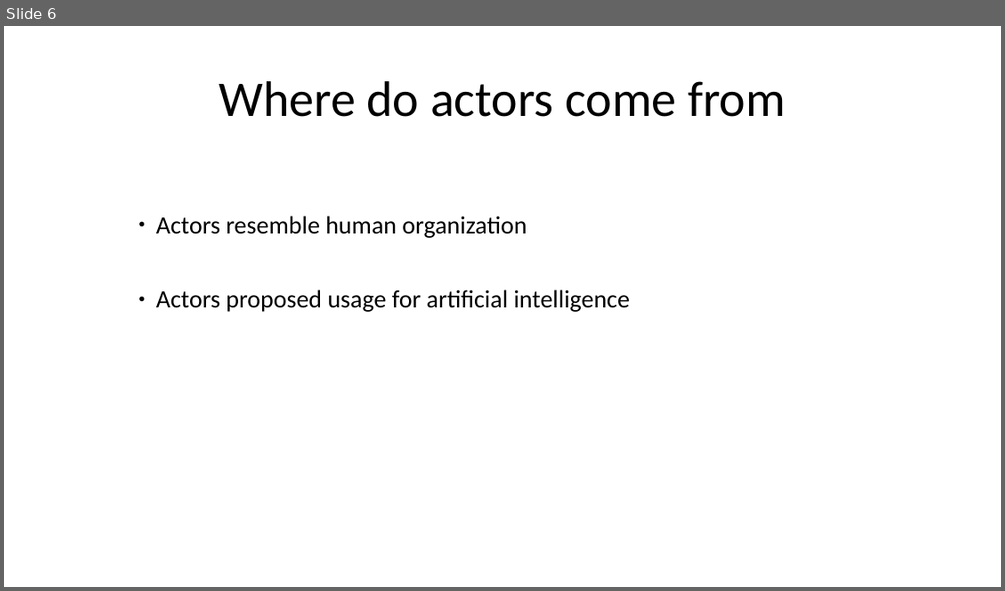
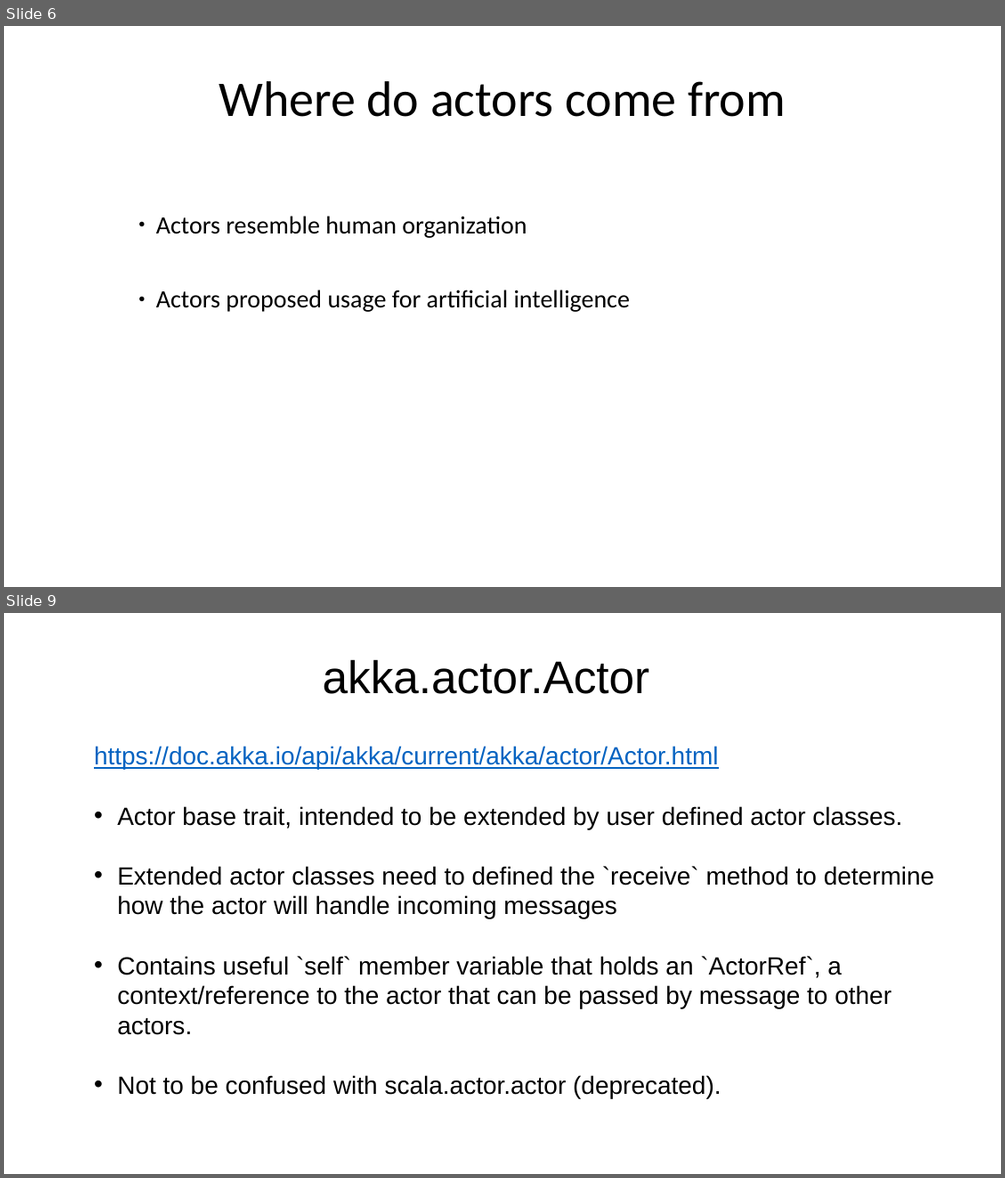
Before and after one commit to CSCI-49380-79526-Reactive-Programming/CSCI795_ReactiveProg_Project_Twitter_Stream_Scoring, a slide deck: CSCI795_FA20_Presentation_Paing_Washburn.pptx. Shown one above the other, each under a label of ours: slide 6 before the commit, slides 6 and 9 after it; the slides between them are not shown. The pictures are 1005x591 and 1005x1178 pixels, drawn with LibreOffice and Linux fonts; fonts in the diff are those of the drawing. Boxes give left, top, right and bottom in pixels: in the first picture for what was removed or moved away, otherwise in the second. Text is boxed around its words. In the diff, an @@ line names an element or a change of style, - is before the commit and + after.

Commit message:
adding akka demo slides and code

```diff
--- a/CSCI795_FA20_Presentation_Paing_Washburn.pptx
+++ b/CSCI795_FA20_Presentation_Paing_Washburn.pptx
@@ slide 9 added at [4,613,1001,1174], background #FFFFFF @@
@@ title added at [323,659,650,694], 44 pt, text #000000 @@
+akka.actor.Actor
@@ text added at [94,746,934,1098], 24 pt, text #000000 @@
+https://doc.akka.io/api/akka/current/akka/actor/Actor.html
+• Actor base trait, intended to be extended by user defined actor classes.
+• Extended actor classes need to defined the `receive` method to determine how the actor will handle incoming messages
+• Contains useful `self` member variable that holds an `ActorRef`, a context/reference to the actor that can be passed by message to other actors.
+• Not to be confused with scala.actor.actor (deprecated).
```
Also in this commit, not shown: 1 slide changed, 4 other slides added, 1 slide removed, 15 other files.
